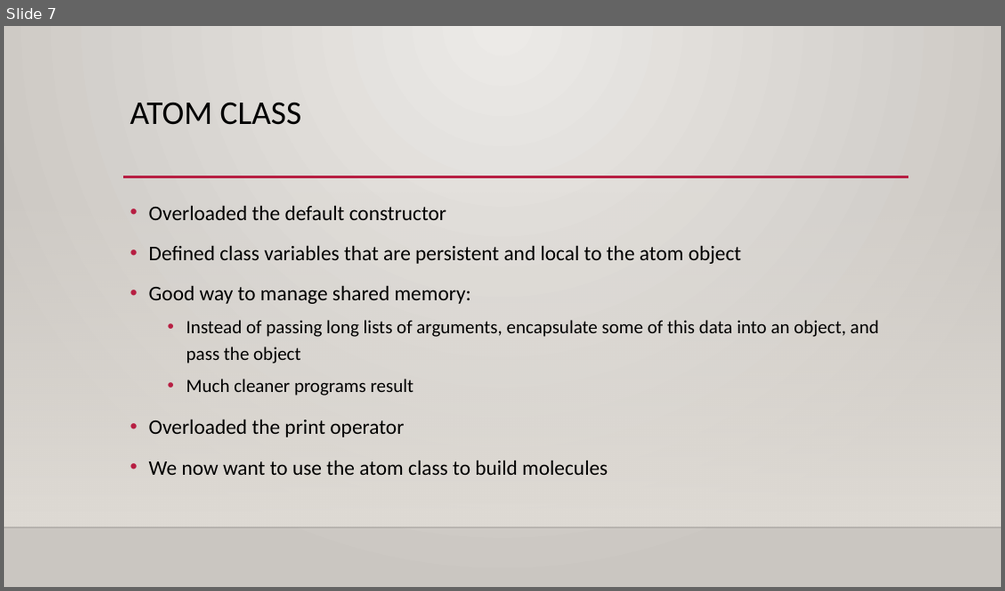
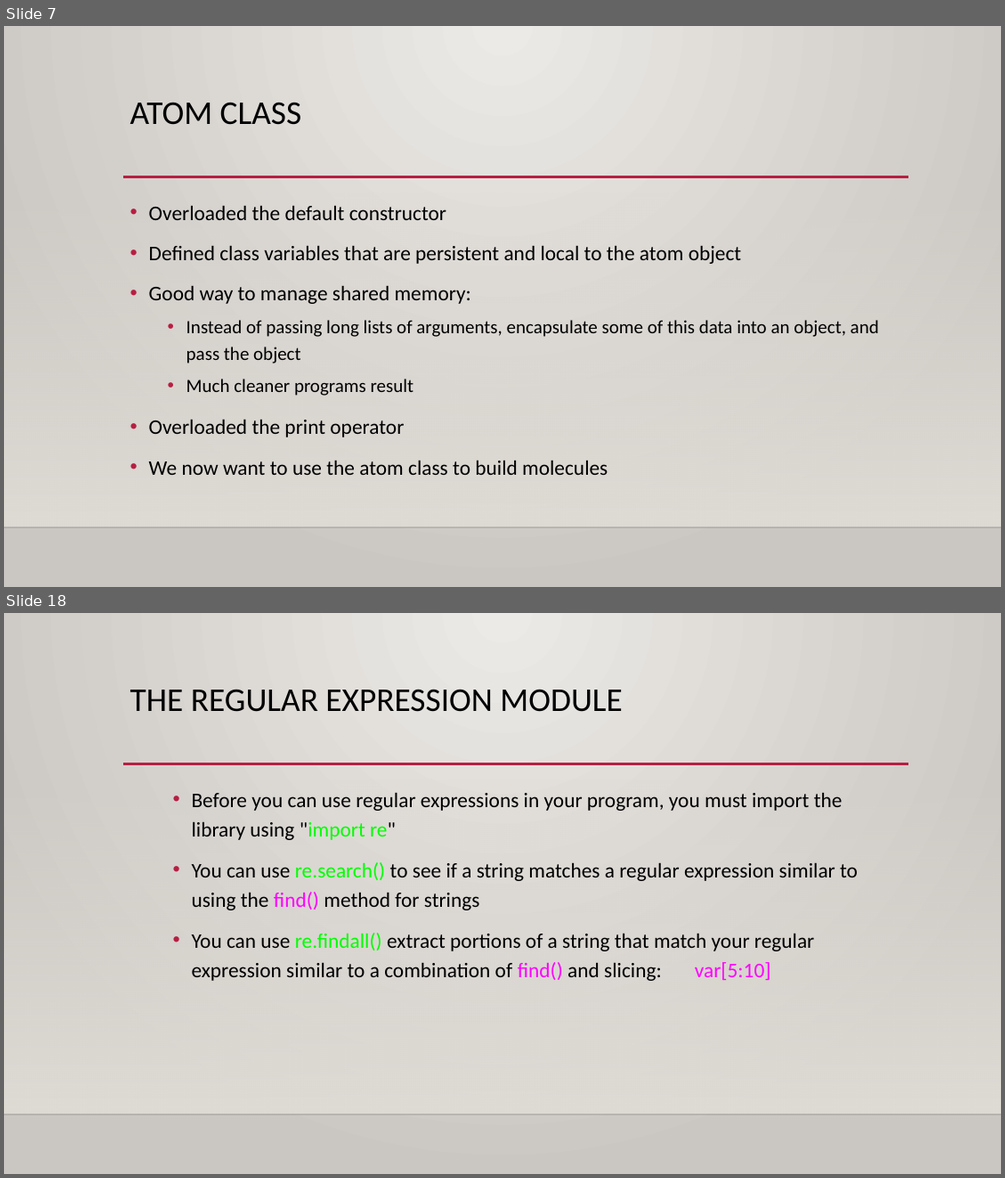
Before and after one commit to KERT-core/pythonEdu, a slide deck: chapter2/Python class II.pptx. Shown one above the other, each under a label of ours: slide 7 before the commit, slides 7 and 18 after it; the slides between them are not shown. The pictures are 1005x591 and 1005x1178 pixels, drawn with LibreOffice and Linux fonts; fonts in the diff are those of the drawing; background and template pictures are left out. Boxes give left, top, right and bottom in pixels: in the first picture for what was removed or moved away, otherwise in the second. Text is boxed around its words. In the diff, an @@ line names an element or a change of style, - is before the commit and + after.

```diff
--- a/chapter2/Python class II.pptx
+++ b/chapter2/Python class II.pptx
@@ slide 18 added at [4,613,1001,1174], background gradient #ECEAE7 to #CAC7C1; not listed: 3 template elements that a slide beside it also shows @@
@@ title added at [130,689,623,712], 32 pt, text #000000 @@
+THE REGULAR EXPRESSION MODULE
@@ text added at [192,792,858,981], 20 pt, text #000000 @@
+• Before you can use regular expressions in your program, you must import the library using "import re"
+• You can use re.search() to see if a string matches a regular expression similar to using the find() method for strings
+• You can use re.findall() extract portions of a string that match your regular expression similar to a combination of find() and slicing: var[5:10]
```
Also in this commit, not shown: 2 slides changed, 14 other slides added, 6 other files.
